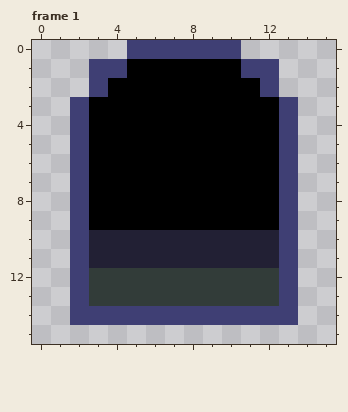
File history of a pixel-art file, images/sources/typeman_door.aseprite. Above is the file before it was changed.
16x16 pixels, 2 frames. Shown: frame 1.
Once edited:
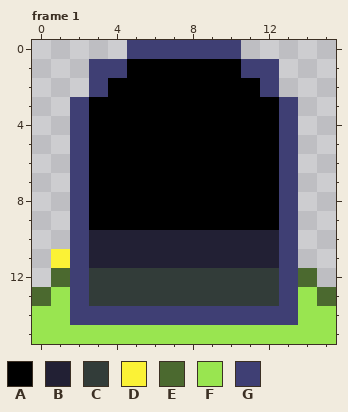
Palette (. is transparent): A #000000  B #222034  C #323c39  D #fbf236  E #4b692f  F #99e550  G #3f3f74
Diff:
{"change": "layer \"Layer 2\" added"}
{"where": "frame 1, layer \"Layer 2\""}
{"frame":1,"y":11,"x":1,"old":".","new":"D"}
{"frame":1,"y":12,"x":1,"old":".","new":"E"}
{"frame":1,"y":12,"x":14,"old":".","new":"E"}
{"frame":1,"y":13,"x":0,"old":"..","new":"EF"}
{"frame":1,"y":13,"x":14,"old":"..","new":"FE"}
{"frame":1,"y":14,"x":0,"old":"..","new":"FF"}
{"frame":1,"y":14,"x":14,"old":"..","new":"FF"}
{"frame":1,"y":15,"x":0,"old":"................","new":"FFFFFFFFFFFFFFFF"}
{"label":"added","picture_box":[32,249,336,344]}
